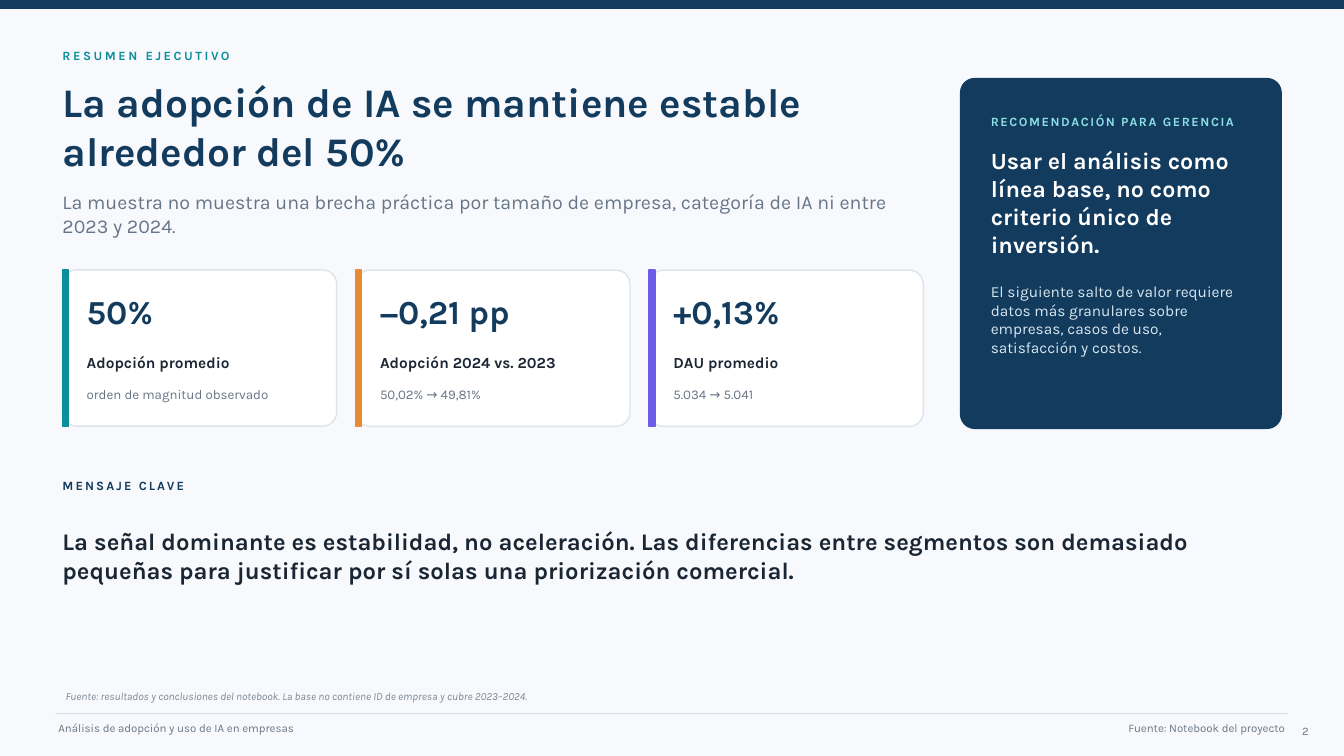
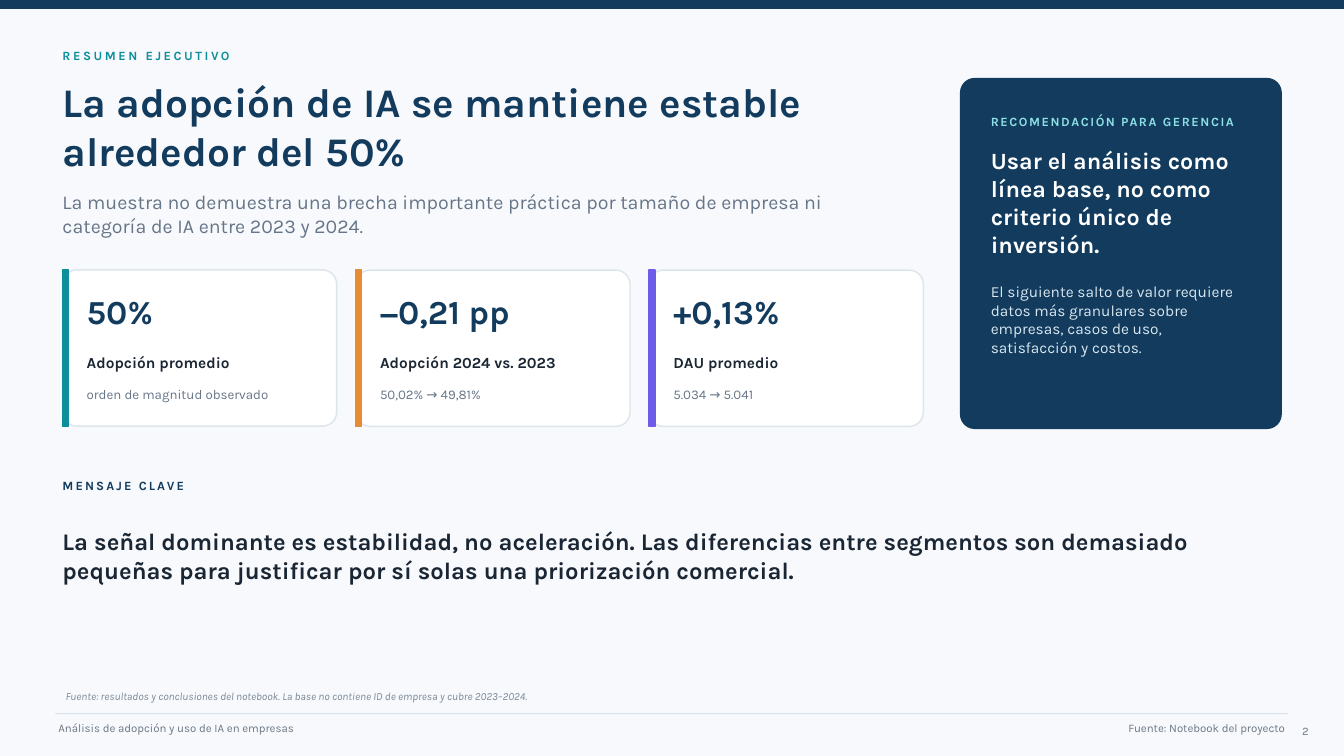
Before and after one commit to Amarilla-Agustin/Final-proyect, a slide deck: slide 2 of presentacion/Presentacion.pptx. Drawn at 1344x756 pixels with LibreOffice and Linux fonts; fonts in the diff are those of the drawing. Boxes give left, top, right and bottom in pixels: in the first picture for what was removed or moved away, otherwise in the second. Text is boxed around its words. In the diff, an @@ line names an element or a change of style, - is before the commit and + after.

```diff
--- a/presentacion/Presentacion.pptx
+++ b/presentacion/Presentacion.pptx
@@ text at [62,194,822,238]: text changed @@
-La muestra no muestra una brecha práctica por tamaño de empresa, categoría de IA ni entre 2023 y 2024.
+La muestra no demuestra una brecha importante práctica por tamaño de empresa ni categoría de IA entre 2023 y 2024.
```
Also in this commit, not shown: 4 other slides changed.
